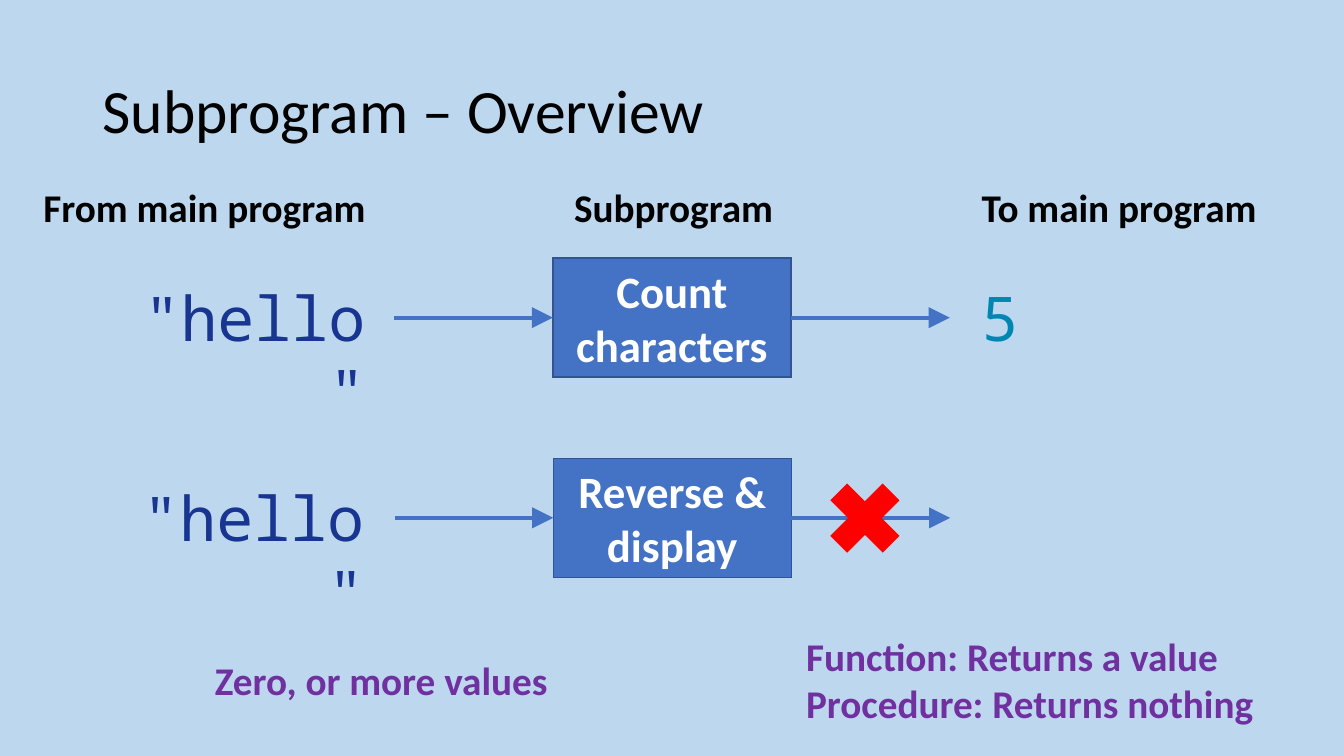
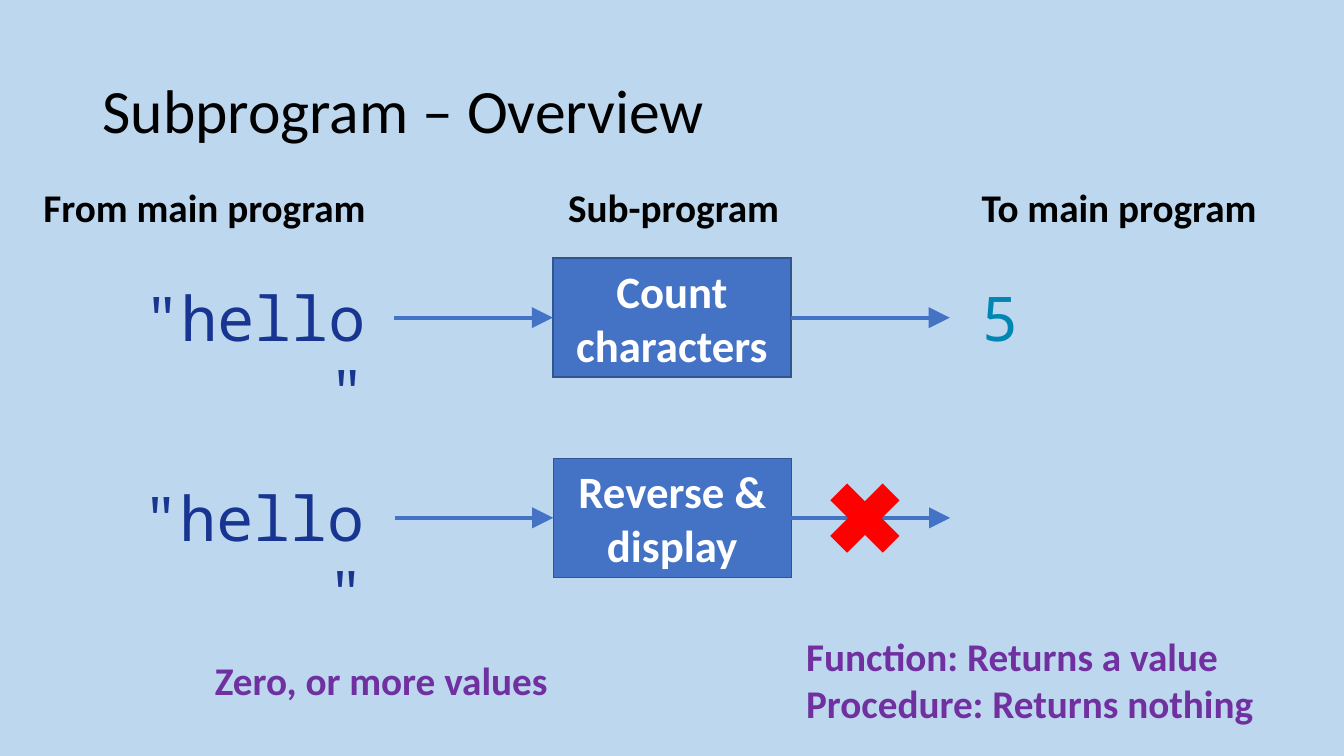
Before and after one commit to MrFriendCS/MrFriendCS.github.io, a slide deck: slide 8 of h-cs/sdd/H CS SDD Slides.pptx. Drawn at 1344x756 pixels with LibreOffice and Linux fonts; fonts in the diff are those of the drawing. Boxes give left, top, right and bottom in pixels: in the first picture for what was removed or moved away, otherwise in the second. Text is boxed around its words. In the diff, an @@ line names an element or a change of style, - is before the commit and + after.

```diff
--- a/h-cs/sdd/H CS SDD Slides.pptx
+++ b/h-cs/sdd/H CS SDD Slides.pptx
@@ text at [568,194,779,229]: text changed @@
-Subprogram
+Sub-program
```
Also in this commit, not shown: 1 other slide changed.
